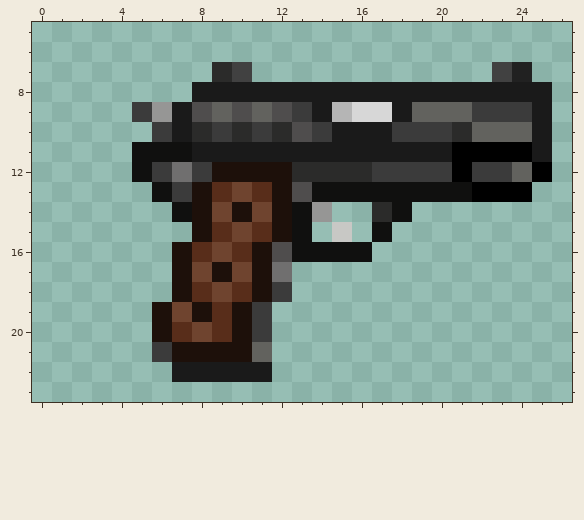
Pixel-art sprite -- Resources/Textures/Nuclear14/Objects/Weapons/Guns/Pistols/9mm.rsi/bolt-open.png. The first picture shows the starting point.
The file is 32x32 pixels. Colours within 5 levels of each other are drawn and written as one. Shown: x 0..26, y 5..23.
And afterwards:
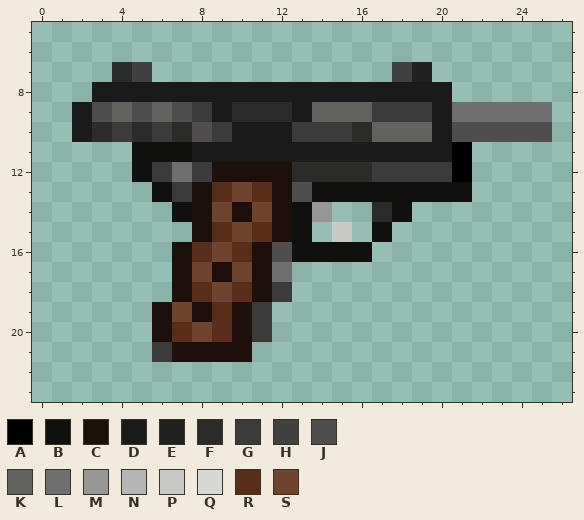
Palette (. is transparent): A #000000  B #10100f  C #1d100a  D #1a1a1a  E #212121  F #2b2b2a  G #3b3b3b  H #414141  J #4f4d4d  K #62625e  L #706f6f  M #969695  N #b5b5b5  P #c8c8c5  Q #d7d7d7  R #582d1a  S #6f442f
Commit message: bolt open corrections for most guns
What changed:
The author put colour D in row 8 at x 3 to 7; in rows 9 to 10 at x 2.
Colour F becomes colour D in row 10 at x 10 and 12.
Colour G becomes colour D in row 9 at x 13; in row 10 at x 11 and 20.
Colour K becomes colour D in row 9 at x 9 and 20.
The author put colour E in row 7 at x 19.
The author put colour F in row 7 at x 4; in row 10 at x 3 and 5.
Colour D becomes colour F in row 10 at x 7 and 16.
Colour J becomes colour F in row 9 at x 10 and 12.
Colour K becomes colour F in row 9 at x 11.
The author put colour G in row 10 at x 4.
Colour D becomes colour G in row 9 at x 18; in row 10 at x 15.
Colour J becomes colour G in row 9 at x 8; in row 10 at x 13.
Colour K becomes colour G in row 9 at x 19.
Colour Q becomes colour G in row 9 at x 17.
The author put colour H in row 7 at x 5 and 18.
The author put colour J in row 9 at x 3.
Colour D becomes colour J in row 9 at x 7; in row 10 at x 25.
Colour F becomes colour J in row 10 at x 8 and 21.
Colour G becomes colour J in row 9 at x 5.
Colour K becomes colour J in row 10 at x 22 to 24.
The author put colour K in row 9 at x 4.
Colour D becomes colour K in row 9 at x 14; in row 10 at x 17.
Colour G becomes colour K in row 10 at x 18 to 19.
Colour M becomes colour K in row 9 at x 6.
Colour N becomes colour K in row 9 at x 15.
Colour Q becomes colour K in row 9 at x 16.
Colour D becomes colour L in row 9 at x 25.
Colour G becomes colour L in row 9 at x 22 to 24.
Colour K becomes colour L in row 9 at x 21.
The edit erases colour A in row 11 at x 22 to 24; in row 12 at x 25; in row 13 at x 22 to 24.
The edit erases colour D in row 8 at x 21 to 25; in row 11 at x 25; in row 22 at x 7 to 11.
The edit erases colour E in row 7 at x 24.
The edit erases colour F in row 7 at x 9.
The edit erases colour G in row 12 at x 22 to 23.
The edit erases colour H in row 7 at x 10 and 23.
The edit erases colour K in row 12 at x 24; in row 21 at x 11.
